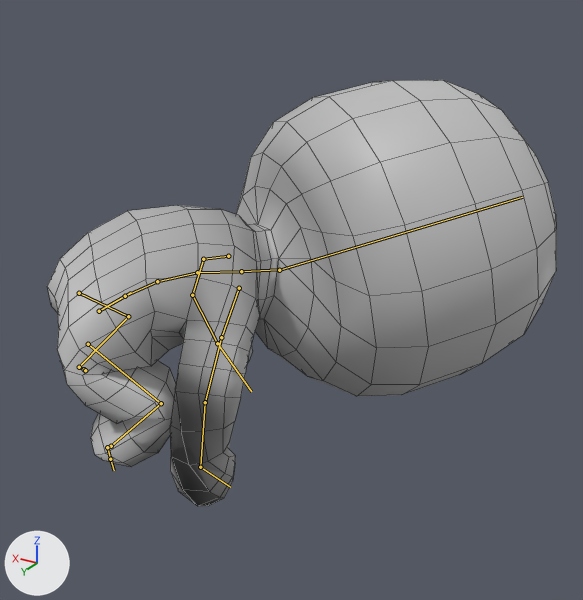
Renders of the FBX model Editor/IKRig/Freehang Climb.fbx from each side of a commit.
Camera for both pictures: a camera (50 mm lens) standing at (-2.64, 2.81, 5.04) and looking at (-0.5, -0.75, 3.26). Every picture has the same lights, and +X, +Y and +Z are marked at lower left. The first picture is the older version. Both versions are drawn at frame 22 of the action 'Clib'; the numbers are the values there. The bones that change, and the others that lie on the model, are drawn over the model as lines. Mesh edges are drawn as thin lines.

Objects in the first picture: 'StickMan'.
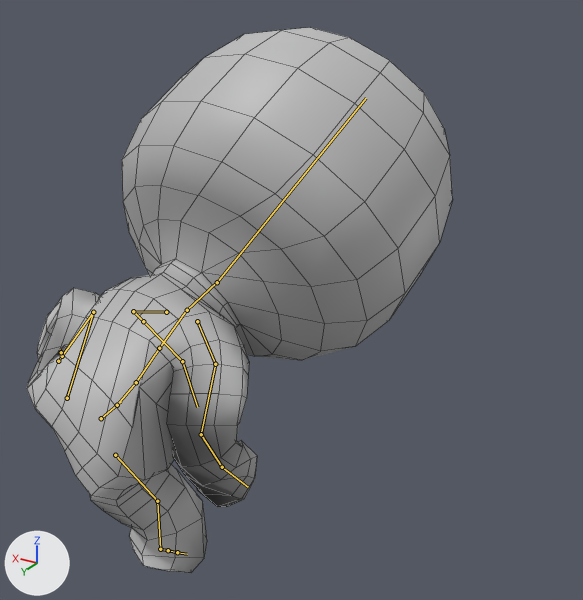
What the commit changed:
Bone 'mixamorig:Hips' (bone_mixamorig_hips) moves from (15.2, 238.7, -7.1) to (2.5, 188.6, -25.6).
Bone 'mixamorig:Hips' (bone_mixamorig_hips) turns from (44, -39, 24) to (3, 4, 46) degrees about its own x, y and z.
Bone 'mixamorig:Spine' (bone_mixamorig_spine) turns from (7, 0, 1) to (9, -8, -8) degrees about its own x, y and z.
Bone 'mixamorig:Spine1' (bone_mixamorig_spine1) turns from (14, -2, 0) to (19, -16, -19) degrees about its own x, y and z.
Bone 'mixamorig:Spine2' (bone_mixamorig_spine2) turns from (14, -2, 0) to (19, -15, -19) degrees about its own x, y and z.
Bone 'mixamorig:Neck' (bone_mixamorig_neck) turns from (10, -3, -16) to (18, 10, -6) degrees about its own x, y and z.
Bone 'mixamorig:Head' (bone_mixamorig_head) turns from (-27, 26, 0) to (-15, 24, -1) degrees about its own x, y and z.
Bone 'mixamorig:LeftShoulder' (bone_mixamorig_leftshoulder) turns from (2, 14, 38) to (-8, 1, 2) degrees about its own x, y and z.
Bone 'mixamorig:LeftArm' (bone_mixamorig_leftarm) turns from (1, -40, 35) to (-6, -22, 43) degrees about its own x, y and z.
Bone 'mixamorig:LeftForeArm' (bone_mixamorig_leftforearm) turns from (-5, 30, 39) to (29, 19, 58) degrees about its own x, y and z.
Bone 'mixamorig:LeftHand' (bone_mixamorig_lefthand) turns from (-9, 39, 15) to (21, 8, -4) degrees about its own x, y and z.
Bone 'mixamorig:RightShoulder' (bone_mixamorig_rightshoulder) turns from (10, -9, -27) to (16, -7, -13) degrees about its own x, y and z.
Bone 'mixamorig:RightArm' (bone_mixamorig_rightarm) turns from (5, 29, -22) to (58, 24, -17) degrees about its own x, y and z.
Bone 'mixamorig:RightForeArm' (bone_mixamorig_rightforearm) turns from (4, -35, -26) to (10, -35, -65) degrees about its own x, y and z.
Bone 'mixamorig:RightHand' (bone_mixamorig_righthand) turns from (-56, -45, 14) to (-14, -55, 7) degrees about its own x, y and z.
Bone 'mixamorig:LeftUpLeg' (bone_mixamorig_leftupleg) turns from (101, -18, -20) to (113, -36, -8) degrees about its own x, y and z.
Bone 'mixamorig:LeftLeg' (bone_mixamorig_leftleg) turns from (-93, 1, 18) to (-122, -7, -11) degrees about its own x, y and z.
Bone 'mixamorig:LeftFoot' (bone_mixamorig_leftfoot) turns from (-8, -16, -8) to (-17, -8, -5) degrees about its own x, y and z.
Bone 'mixamorig:LeftToeBase' (bone_mixamorig_lefttoebase) turns from (2, -22, 12) to (-5, -18, 15) degrees about its own x, y and z.
Bone 'mixamorig:RightUpLeg' (bone_mixamorig_rightupleg) turns from (112, 17, 22) to (30, 21, -40) degrees about its own x, y and z.
Bone 'mixamorig:RightLeg' (bone_mixamorig_rightleg) turns from (-82, 0, -89) to (-31, 35, -13) degrees about its own x, y and z.
Bone 'mixamorig:RightFoot' (bone_mixamorig_rightfoot) turns from (17, -44, -32) to (-36, 10, 7) degrees about its own x, y and z.
Bone 'mixamorig:RightToeBase' (bone_mixamorig_righttoebase) turns from (37, 12, 61) to (2, 0, 2) degrees about its own x, y and z.

Where the change shows, as pixel boxes (x1, y1, x2, y2) in the pictures (583 x 600 px):
'StickMan', posed (16% narrower, 28% taller)
    before: (47, 80, 556, 506)
    after: (27, 27, 452, 573)
bone 'mixamorig:Hips', root to tip
    before: (99, 311) to (131, 292)
    after: (101, 418) to (121, 401)
bone 'mixamorig:Spine', root to tip
    before: (125, 296) to (157, 281)
    after: (117, 405) to (136, 382)
bone 'mixamorig:Spine1', root to tip
    before: (157, 281) to (197, 272)
    after: (136, 382) to (159, 348)
bone 'mixamorig:Spine2', root to tip
    before: (197, 272) to (242, 271)
    after: (159, 348) to (187, 309)
bone 'mixamorig:Neck', root to tip
    before: (241, 271) to (279, 269)
    after: (187, 310) to (216, 282)
bone 'mixamorig:Head', root to tip
    before: (279, 270) to (522, 197)
    after: (217, 282) to (366, 98)
bone 'mixamorig:LeftShoulder', root to tip
    before: (228, 256) to (203, 259)
    after: (166, 312) to (133, 311)
bone 'mixamorig:LeftArm', root to tip
    before: (203, 259) to (192, 295)
    after: (133, 311) to (143, 321)
bone 'mixamorig:LeftForeArm', root to tip
    before: (192, 295) to (217, 343)
    after: (143, 321) to (182, 361)
bone 'mixamorig:LeftHand', root to tip
    before: (217, 343) to (251, 391)
    after: (182, 361) to (197, 407)
bone 'mixamorig:RightShoulder', root to tip
    before: (239, 288) to (221, 337)
    after: (197, 321) to (215, 364)
bone 'mixamorig:RightArm', root to tip
    before: (221, 337) to (205, 402)
    after: (215, 364) to (201, 434)
bone 'mixamorig:RightForeArm', root to tip
    before: (205, 402) to (200, 467)
    after: (201, 434) to (222, 467)
bone 'mixamorig:RightHand', root to tip
    before: (200, 467) to (230, 487)
    after: (222, 467) to (248, 487)
bone 'mixamorig:LeftUpLeg', root to tip
    before: (79, 293) to (128, 316)
    after: (67, 398) to (93, 312)
bone 'mixamorig:LeftLeg', root to tip
    before: (128, 316) to (79, 367)
    after: (93, 312) to (58, 361)
bone 'mixamorig:LeftFoot', root to tip
    before: (79, 367) to (84, 369)
    after: (58, 361) to (62, 356)
bone 'mixamorig:LeftToeBase', root to tip
    before: (84, 369) to (85, 370)
    after: (62, 356) to (61, 352)
bone 'mixamorig:RightUpLeg', root to tip
    before: (88, 344) to (161, 403)
    after: (115, 455) to (157, 501)
bone 'mixamorig:RightLeg', root to tip
    before: (161, 403) to (111, 446)
    after: (157, 501) to (160, 549)
bone 'mixamorig:RightFoot', root to tip
    before: (111, 446) to (107, 447)
    after: (160, 549) to (168, 550)
bone 'mixamorig:RightToeBase', root to tip
    before: (107, 447) to (110, 459)
    after: (168, 550) to (177, 552)
